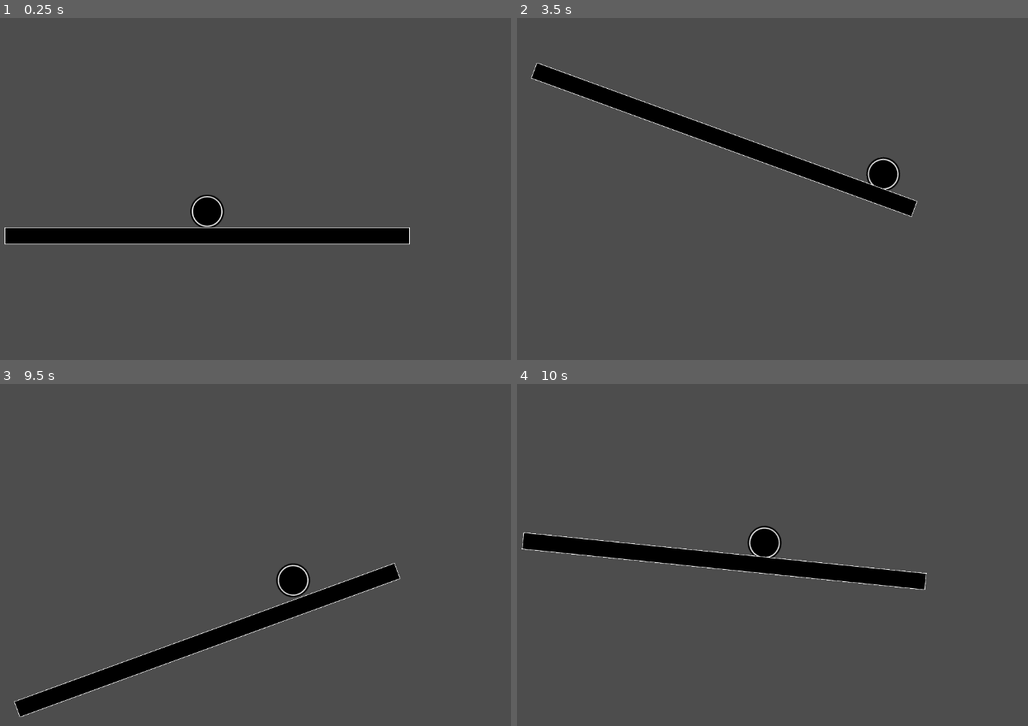
Above: before the commit, frames 1-4 (two rows, left to right).
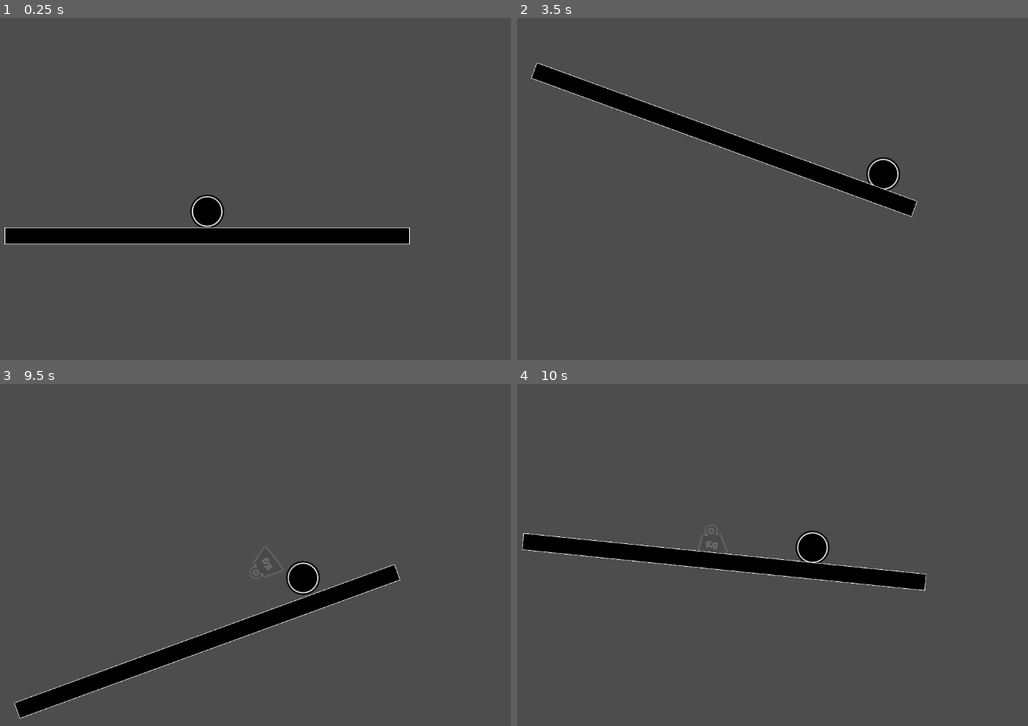
Above: after the commit, the same moments.

Repository: jo-ho/balance-game
Game: Godot game, scene res://game.tscn
Two runs of this game, one before a commit and one after it. Both use one fixed random seed, a clock stepped at 60 frames per second and the inputs below.
Inputs:
- Up to frame 1 (0.25 s): no input
- Up to frame 2 (3.5 s): hold Down (right_down) 0.53-1.28 s; hold S (left_down) 1.28-2.03 s; hold Down (right_down) 2.03-2.78 s; hold W (left_up) from 2.78 s (still down)
- Up to frame 3 (9.5 s): release W (left_up) at 3.53 s; hold S (left_down) 3.53-5.78 s; hold Down (right_down) 5.78-6.53 s; hold W (left_up) 6.53-7.28 s; hold Down (right_down) 7.28-8.03 s; hold S (left_down) from 8.03 s (still down)
- Up to frame 4 (10 s): release S (left_down) at 9.53 s; hold W (left_up) from 9.53 s (still down)

Frames 1-2 are identical in both runs. In frame 3, 1.5% of the frame differs, in the area x 2-79%, y 48-98%; in frame 4, 1.8%, in the area x 0-81%, y 41-61%.

Commit message:
Add obstacles and spawning

Diff:
--- a/body/scripts/killzone.gd
+++ b/body/scripts/killzone.gd
@@ -6,6 +6,8 @@
 signal ball_revived
 
 func _on_body_entered(body: Node2D) -> void:
+	if body is not Ball:
+		return
 	print("You Died")
 	if not Globals.revive_active:
 		timer.start()
--- a/environment/scripts/environment.gd
+++ /dev/null
@@ -1,28 +0,0 @@
-extends Node2D
-
-# Preload your platform scene
-const Platform = preload("res://scenes/platform.tscn")
-
-func _ready():
-	generate_level(1000)  # Generate 1000 units tall level
-
-func generate_level(height):
-	# Clear existing platforms first (if any)
-	for child in $Platforms.get_children():
-		child.queue_free()
-
-	var rng = RandomNumberGenerator.new()
-	rng.randomize()
-	var current_height = 0
-
-	while current_height < height:
-		var platform = Platform.instance()
-		var length = rng.randi_range(50, 200)
-		var position_x = rng.randi_range(50, 750)
-
-		# Set platform properties
-		platform.position = Vector2(position_x, -current_height)
-		platform.length = length
-
-		$Platforms.add_child(platform)
-		current_height += rng.randi_range(50, 150)
--- a/game.gd
+++ b/game.gd
@@ -4,6 +4,7 @@
 @export var pickup_2d_scene: PackedScene
 @export var effect_ui_scene: PackedScene
 
+@onready var obstacle_spawner: ObstacleSpawner = $ObstacleSpawner
 @onready var effect_manager: EffectManager = $EffectManager
 @onready var pickup_spawner: PickupSpawner = $PickupSpawner
 @onready var pickups: Node = $Pickups
@@ -12,6 +13,7 @@
 @onready var fog: Sprite2D = $WorldEffects/Fog
 @onready var killzone: Killzone = $Bar/Bar/Killzone
 @onready var ball: Ball = $Ball
+@onready var obstacles: Node = $Obstacles
 
 var dist_traveled: float = 0
 
@@ -22,6 +24,10 @@
 
 	pickup_spawner.pickup_spawned.connect(_on_pickup_spawned)
 	pickup_spawner.start(bar.position.y)
+
+	obstacle_spawner.obstacle_spawned.connect(_on_obstacle_spawned)
+	obstacle_spawner.start()
+
 	effect_manager.new_effect_received.connect(_on_new_effect_received)
 	killzone.ball_revived.connect(_on_ball_revived)
 
@@ -33,6 +39,11 @@
 	pickup_2d.data = data
 	pickups.add_child(pickup_2d)
 	pickup_2d.position = Vector2(
+		randi_range(0, get_viewport().size.x), bar.position.y - get_viewport().size.y)
+
+func _on_obstacle_spawned(obstacle: RigidBody2D) -> void:
+	obstacles.add_child(obstacle)
+	obstacle.position = Vector2(
 		randi_range(0, get_viewport().size.x), bar.position.y - get_viewport().size.y)
 
 func _process(_delta: float) -> void:
--- a/game.tscn
+++ b/game.tscn
@@ -16,6 +16,7 @@
 [ext_resource type="Resource" uid="uid://dpwu2nuvljviu" path="res://pickup/sticky_pickup.tres" id="8_e8heu"]
 [ext_resource type="Resource" uid="uid://db4h5h25qv236" path="res://pickup/to_square_pickup.tres" id="9_rvswv"]
 [ext_resource type="Resource" uid="uid://caet3pyrwesb1" path="res://pickup/fog_pickup.tres" id="13_rvswv"]
+[ext_resource type="PackedScene" uid="uid://c1sbm62cdrsif" path="res://obstacle/obstacle_spawner.tscn" id="15_boyg6"]
 [ext_resource type="Texture2D" uid="uid://bq7ryvlqsxf6s" path="res://environment/assets/fog01.png" id="16_80cx4"]
 [ext_resource type="Resource" uid="uid://lvp8r16colrt" path="res://pickup/revive_pickup.tres" id="17_e8heu"]
 
@@ -47,7 +48,11 @@
 [node name="PickupSpawner" parent="." instance=ExtResource("3_eow3j")]
 pool = Array[ExtResource("4_lc2xo")]([ExtResource("5_215e1"), ExtResource("6_7sc4i"), ExtResource("7_80cx4"), ExtResource("8_e8heu"), ExtResource("9_rvswv"), ExtResource("13_rvswv"), ExtResource("17_e8heu")])
 
+[node name="ObstacleSpawner" parent="." instance=ExtResource("15_boyg6")]
+
 [node name="Pickups" type="Node" parent="."]
+
+[node name="Obstacles" type="Node" parent="."]
 
 [node name="Ball" parent="." instance=ExtResource("2_e2o6t")]
 position = Vector2(573, 492)
--- /dev/null
+++ b/obstacle/obstacle_2d.gd
@@ -0,0 +1,6 @@
+extends RigidBody2D
+
+@onready var despawn: Timer = $Despawn
+
+func _ready() -> void:
+	despawn.timeout.connect(func() -> void: queue_free())
--- /dev/null
+++ b/obstacle/obstacle_2d.tscn
@@ -0,0 +1,15 @@
+[gd_scene load_steps=2 format=3 uid="uid://d0o00h73132yl"]
+
+[ext_resource type="Script" uid="uid://dpg2p3s0t08cn" path="res://obstacle/obstacle_2d.gd" id="1_r2i8r"]
+
+[node name="Obstacle2D" type="RigidBody2D"]
+script = ExtResource("1_r2i8r")
+
+[node name="Sprite2D" type="Sprite2D" parent="."]
+
+[node name="CollisionShape2D" type="CollisionPolygon2D" parent="."]
+polygon = PackedVector2Array(0, 0, 0, 0, 0, 0, 0, 0)
+
+[node name="Despawn" type="Timer" parent="."]
+wait_time = 3.0
+autostart = true
--- /dev/null
+++ b/obstacle/obstacle_spawner.gd
@@ -0,0 +1,27 @@
+class_name ObstacleSpawner
+extends Node
+
+@export var spawn_delay_secs: float = 3.0
+
+@onready var timer: Timer = $Timer
+
+signal obstacle_spawned(obstacle: RigidBody2D)
+
+var pool: Array[PackedScene] = [
+	preload("res://obstacle/weight.tscn"),
+]
+
+func _ready() -> void:
+	timer.timeout.connect(_on_timer_timeout)
+	timer.wait_time = spawn_delay_secs
+
+func _on_timer_timeout() -> void:
+	var obstacle: RigidBody2D = pool.pick_random().instantiate()
+	obstacle_spawned.emit(obstacle)
+	timer.wait_time = spawn_delay_secs
+
+func start() -> void:
+	timer.start()
+
+func stop() -> void:
+	timer.stop()
--- /dev/null
+++ b/obstacle/obstacle_spawner.tscn
@@ -0,0 +1,8 @@
+[gd_scene load_steps=2 format=3 uid="uid://c1sbm62cdrsif"]
+
+[ext_resource type="Script" uid="uid://bc8bk6pp8dsp4" path="res://obstacle/obstacle_spawner.gd" id="1_w645p"]
+
+[node name="ObstacleSpawner" type="Node"]
+script = ExtResource("1_w645p")
+
+[node name="Timer" type="Timer" parent="."]
--- /dev/null
+++ b/obstacle/weight.tscn
@@ -0,0 +1,16 @@
+[gd_scene load_steps=3 format=3 uid="uid://bbxlvm6ykkori"]
+
+[ext_resource type="PackedScene" uid="uid://d0o00h73132yl" path="res://obstacle/obstacle_2d.tscn" id="1_bd266"]
+[ext_resource type="Texture2D" uid="uid://dvnd4hlpaj7mu" path="res://obstacle/assets/weight.png" id="2_qqs1v"]
+
+[node name="Weight" instance=ExtResource("1_bd266")]
+mass = 5.0
+
+[node name="Sprite2D" parent="." index="0"]
+texture = ExtResource("2_qqs1v")
+metadata/_edit_lock_ = true
+
+[node name="CollisionShape2D" parent="." index="1"]
+position = Vector2(10, 4)
+scale = Vector2(1.925, 2.55)
+polygon = PackedVector2Array(-19.7403, 9.41177, -9.87013, -12.549, -0.519481, -12.549, 9.35065, 9.41177, 2.79862, 9.41177)
Not shown, removed: environment/scripts/environment.gd.uid
Not shown: 1 places in game.tscn that only renumber resources
Binary file added: obstacle/assets/carrot.png
Binary file added: obstacle/assets/weight.png
Not shown, added: obstacle/assets/weight.png.import
Not shown, added: obstacle/obstacle_2d.gd.uid
Not shown, added: obstacle/obstacle_spawner.gd.uid
